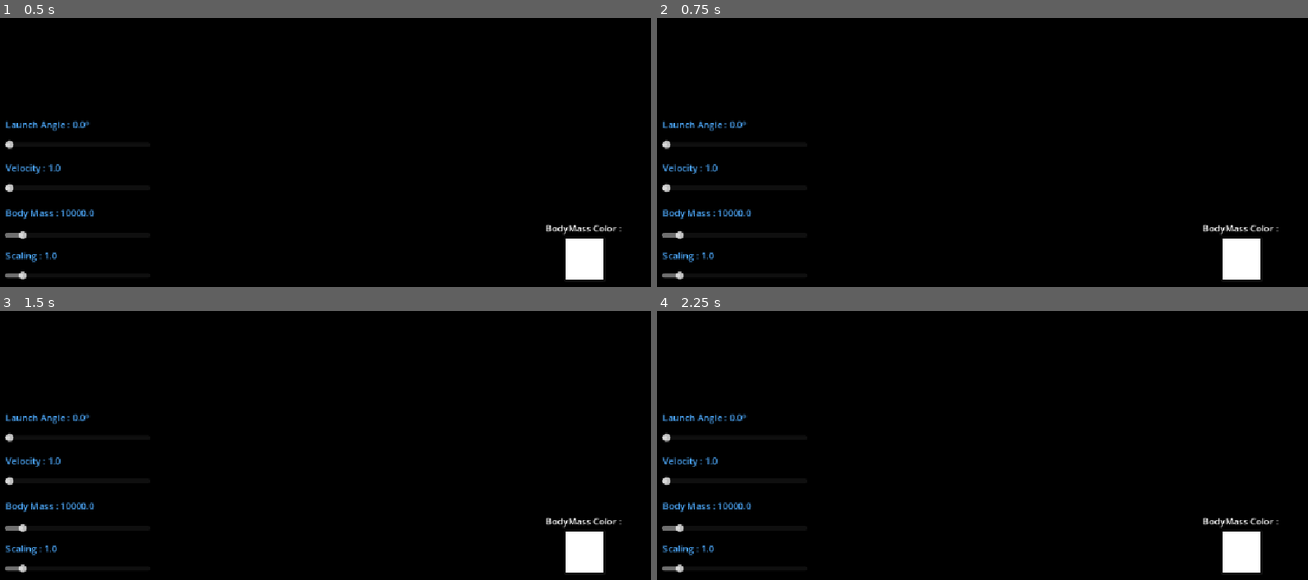
Above: before the commit, frames 1-4 (two rows, left to right).
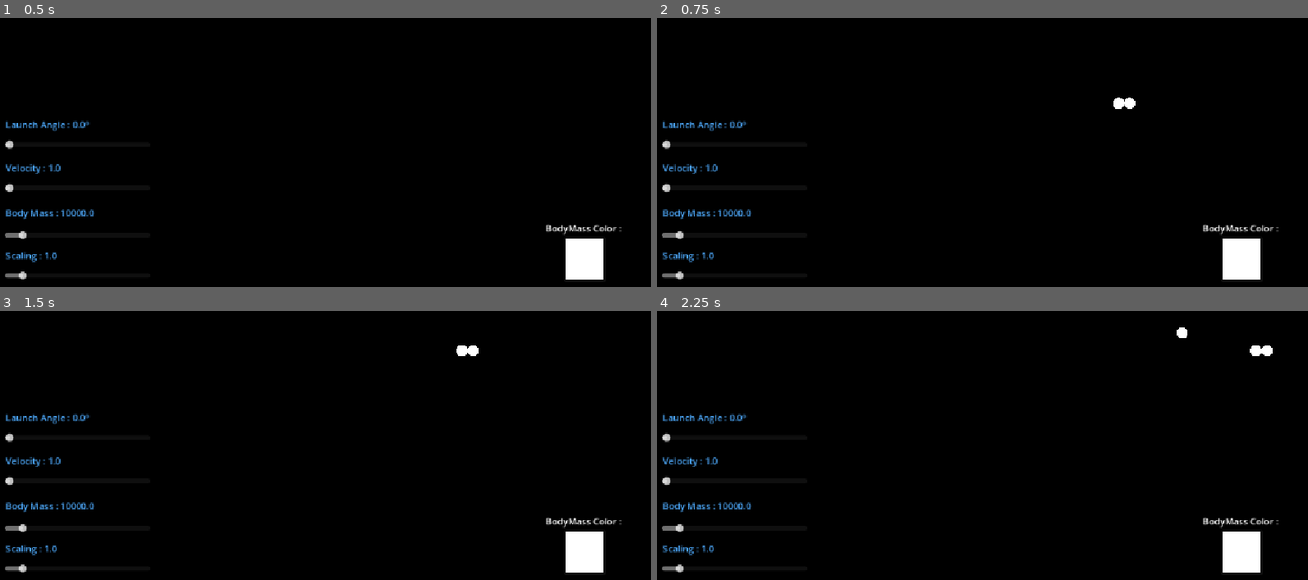
Above: after the commit, the same moments.

Repository: Afaz-Dev/Orbital-Mechanics-Simulation-2D
Game: Godot game, scene res://Scenes/space.tscn
Same seed, same stepped clock (60 frames per second), same inputs: the game is played once before the commit and once after it. The project has no main scene, so this scene is started directly.
Inputs (mouse positions are in pixels of both pictures, inside the frame that each line leads up to):
- Up to frame 1 (0.5 s): no input
- Up to frame 2 (0.75 s): tap Enter (SpawnBody) at 0.5, 0.6 s; move the mouse to (1125, 104) at 0.52 s
- Up to frame 3 (1.5 s): tap Space at 1.25 s; move the mouse to (188, 432) at 1.27 s; tap S (mousemovedown) at 1.35 s
- Up to frame 4 (2.25 s): tap Enter (SpawnBody) at 2 s; move the mouse to (1047, 332) at 2.02 s; hold A (mousemoveleft) from 2.03 s (still down)

Frame 1 is identical in both runs. In frame 2, 0.1% of the frame differs, in the area x 70-74%, y 29-34%; in frame 3, 0.1%; in frame 4, 0.2%, in the area x 79-95%, y 6-17%.

Commit message:
reupdate

Diff:
--- a/Assets/Scripts/MassBody.gd
+++ b/Assets/Scripts/MassBody.gd
@@ -1,24 +1,40 @@
 extends RigidBody2D
 
-@export var bodymass = 10000.00
-@export var scaling = 1.00
-@onready var GM = null
+@export var bodymass = 10000.0
+@export var scaling = 1.0
 
-# Called when the node enters the scene tree for the first time.
+# Use a SMALL game-scaled G, not real-world
+@onready var G = Equations.GConstant
+
 func _ready():
-	self.mass = bodymass * pow(10, 12)
-	GM = (Equations.GConstant * bodymass) #* scaling
-	$Sprite2D.scale = Vector2($Sprite2D.scale.x * scaling, $Sprite2D.scale.y * scaling)
-	$CollisionShape2D.scale = Vector2($CollisionShape2D.scale.x * scaling, $CollisionShape2D.scale.y * scaling)
+	# ❌ Remove huge scaling (breaks physics engine)
+	self.mass = bodymass
+
+	# Scale visuals only
+	$Sprite2D.scale *= scaling
+	$CollisionShape2D.scale *= scaling
 
 
-# Called every frame. 'delta' is the elapsed time since the previous frame.
-func _physics_process(delta) :
-	for ToAttract in get_tree().get_nodes_in_group("bodies"):
-		if not ToAttract == self :
-			var distance = sqrt(pow(ToAttract.position.x - self.position.x, 2) + pow(ToAttract.position.y - self.position.y, 2))
-			var g = (GM) / (pow(distance, 2))
+func _physics_process(delta):
+	for other in get_tree().get_nodes_in_group("bodies"):
+		if other == self:
+			continue
 
-			var dir = ToAttract.get_angle_to(self.position)
-			ToAttract.linear_velocity.x += g * cos(dir) * delta*16
-			ToAttract.linear_velocity.y += g * sin(dir) * delta*16
+		# Vector from THIS body to OTHER body
+		var offset = other.position - self.position
+		var distance = offset.length()
+
+		# Prevent extreme forces / division by zero
+		if distance < 5:
+			continue
+
+		var direction = offset.normalized()
+
+		# Softening factor for stability
+		var softening = 25.0
+
+		# ✅ Correct acceleration formula: a = G * M / r²
+		var acceleration = (G * other.mass) / ((distance * distance) + softening)
+
+		# ✅ Apply force to SELF (not the other body)
+		self.linear_velocity += direction * acceleration * delta
--- a/Assets/Scripts/mass_body_ui.gd
+++ b/Assets/Scripts/mass_body_ui.gd
@@ -11,7 +11,7 @@
 
 # Called every frame. 'delta' is the elapsed time since the previous frame.
 func _process(delta):
-	var mouseposition = get_global_mouse_position()
+	var mouseposition = get_viewport().get_camera_2d().get_global_mouse_position()
 	var mouseoffset = get_local_mouse_position()
 	var current_scene = get_tree().get_current_scene()
 
--- a/Scenes/Bodies/mass_body.tscn
+++ b/Scenes/Bodies/mass_body.tscn
@@ -10,35 +10,35 @@
 [sub_resource type="CircleShape2D" id="CircleShape2D_q0473"]
 
 [sub_resource type="Curve" id="Curve_di3jh"]
-max_value = 2.0
+_limits = [0.0, 2.0, 0.0, 1.0]
 _data = [Vector2(0, 2), 0.0, 0.0, 0, 0, Vector2(1, 0), 0.0, 0.0, 0, 0]
 point_count = 2
 
 [sub_resource type="Gradient" id="Gradient_aaiwa"]
 colors = PackedColorArray(1, 1, 1, 1, 1, 1, 1, 0.0627451)
 
-[node name="MassBody" type="RigidBody2D" groups=["bodies"]]
+[node name="MassBody" type="RigidBody2D" unique_id=968814780 groups=["bodies"]]
 physics_material_override = SubResource("PhysicsMaterial_ssxtw")
 gravity_scale = 0.0
 script = ExtResource("1_op1lt")
 metadata/_edit_group_ = true
 
-[node name="CollisionShape2D" type="CollisionShape2D" parent="."]
+[node name="CollisionShape2D" type="CollisionShape2D" parent="." unique_id=1151125483]
 visible = false
 z_index = 1
 shape = SubResource("CircleShape2D_q0473")
 
-[node name="Sprite2D" type="Sprite2D" parent="."]
+[node name="Sprite2D" type="Sprite2D" parent="." unique_id=58751046]
 scale = Vector2(0.04, 0.04)
 texture = ExtResource("2_b6a10")
 
-[node name="Trail2D" type="Line2D" parent="."]
+[node name="Trail2D" type="Line2D" parent="." unique_id=2143452590]
 z_index = -1
 width_curve = SubResource("Curve_di3jh")
 gradient = SubResource("Gradient_aaiwa")
 script = ExtResource("3_tisxk")
 
-[node name="OrbitPath" type="Line2D" parent="."]
+[node name="OrbitPath" type="Line2D" parent="." unique_id=1785221970]
 width = 2.0
 script = ExtResource("3_tisxk")
 length = 100
--- a/Scenes/space.tscn
+++ b/Scenes/space.tscn
@@ -1,14 +1,14 @@
-[gd_scene load_steps=3 format=3 uid="uid://ssw2w5ji5c5k"]
+[gd_scene format=3 uid="uid://ssw2w5ji5c5k"]
 
 [ext_resource type="PackedScene" uid="uid://bj2pcv7y224na" path="res://Scenes/mass_body_ui.tscn" id="2_q7hjd"]
 [ext_resource type="PackedScene" uid="uid://qddvhefrxarj" path="res://Scenes/camera_node.tscn" id="2_xn8ut"]
 
-[node name="Space" type="Node"]
+[node name="Space" type="Node" unique_id=1952923449]
 
-[node name="Bodies" type="Node2D" parent="."]
+[node name="Bodies" type="Node2D" parent="." unique_id=1145710415]
 
-[node name="CameraNode" parent="." instance=ExtResource("2_xn8ut")]
+[node name="CameraNode" parent="." unique_id=1211659714 instance=ExtResource("2_xn8ut")]
 
-[node name="CanvasLayer" type="CanvasLayer" parent="."]
+[node name="CanvasLayer" type="CanvasLayer" parent="." unique_id=634380454]
 
-[node name="MassBodyUi" parent="CanvasLayer" instance=ExtResource("2_q7hjd")]
+[node name="MassBodyUi" parent="CanvasLayer" unique_id=1608730036 instance=ExtResource("2_q7hjd")]
--- a/project.godot
+++ b/project.godot
@@ -8,10 +8,14 @@
 
 config_version=5
 
+[animation]
+
+compatibility/default_parent_skeleton_in_mesh_instance_3d=true
+
 [application]
 
 config/name="Orbital Mechanics"
-config/features=PackedStringArray("4.3", "GL Compatibility")
+config/features=PackedStringArray("4.6", "GL Compatibility")
 config/icon="res://icon.svg"
 
 [autoload]
Not shown, added: Assets/Scripts/Equations.gd.uid
Not shown, added: Assets/Scripts/Globals.gd.uid
Not shown, added: Assets/Scripts/MassBody.gd.uid
Not shown, added: Assets/Scripts/camera_node.gd.uid
Not shown, added: Assets/Scripts/mass_body_ui.gd.uid
Not shown: 1 places in Scenes/Bodies/mass_body.tscn that only renumber resources
Not shown, added: Scenes/mass_body_ui.gd.uid
Not shown, added: addons/trail_2d/trail_2d.gd.uid
Not shown, added: addons/trail_2d/trail_2d_plugin.gd.uid
